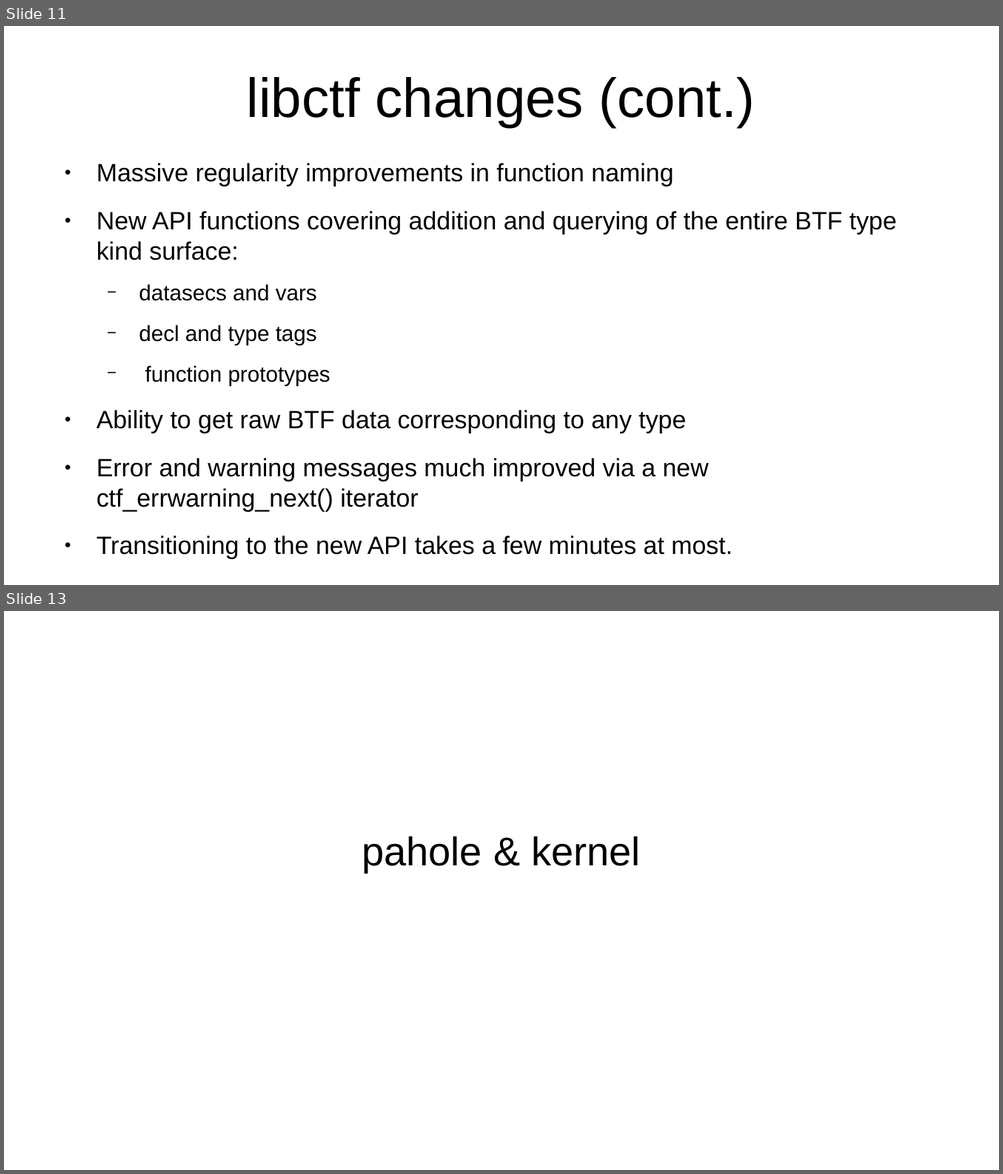
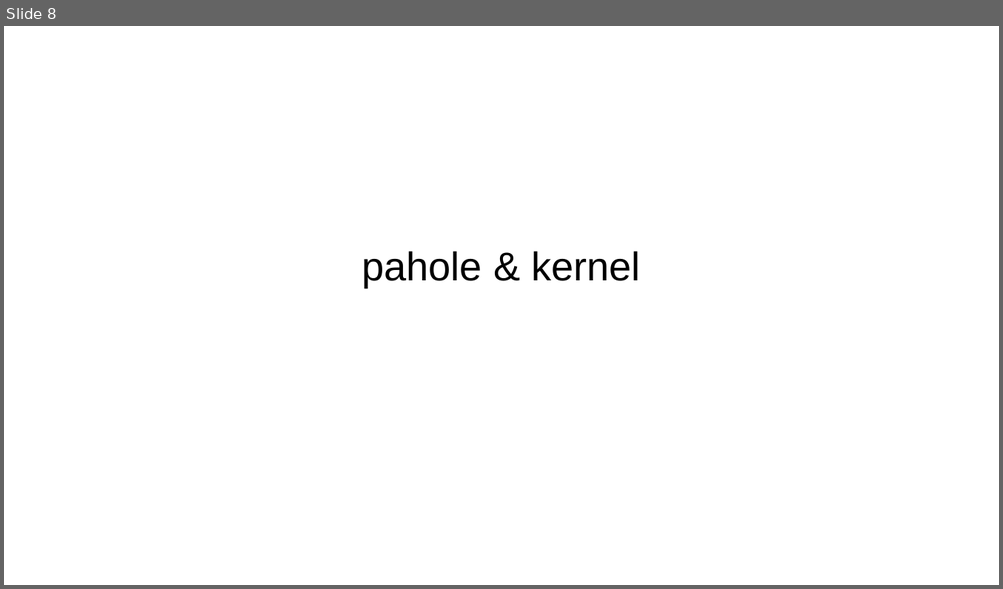
Before and after one commit to peter-shoes/lsfmm_slides, a slide deck: ctf_lsfmm.odp. Shown one above the other, each under a label of ours: slides 11 and 13 before the commit, slide 8 after it; the slides between them are not shown. The pictures are 1003x1174 and 1003x589 pixels, drawn with LibreOffice and Linux fonts; fonts in the diff are those of the drawing. Boxes give left, top, right and bottom in pixels: in the first picture for what was removed or moved away, otherwise in the second. Text is boxed around its words. In the diff, an @@ line names an element or a change of style, - is before the commit and + after.

```diff
--- a/ctf_lsfmm.odp
+++ b/ctf_lsfmm.odp
@@ slide 11 removed at (x1=4, y1=26, x2=999, y2=585), background #FFFFFF @@
@@ title removed at (x1=247, y1=77, x2=755, y2=127) @@
-libctf changes (cont.)
@@ text removed at (x1=96, y1=163, x2=896, y2=560) @@
-● Massive regularity improvements in function naming
-● New API functions covering addition and querying of the entire BTF type kind surface:
-  − datasecs and vars
-  − decl and type tags
-  − function prototypes
-● Ability to get raw BTF data corresponding to any type
-● Error and warning messages much improved via a new ctf_errwarning_next() iterator
-● Transitioning to the new API takes a few minutes at most.
@@ what was slide 13 is now slide 8 @@
```
Also in this commit, not shown: 6 slides changed, 5 other slides removed.
